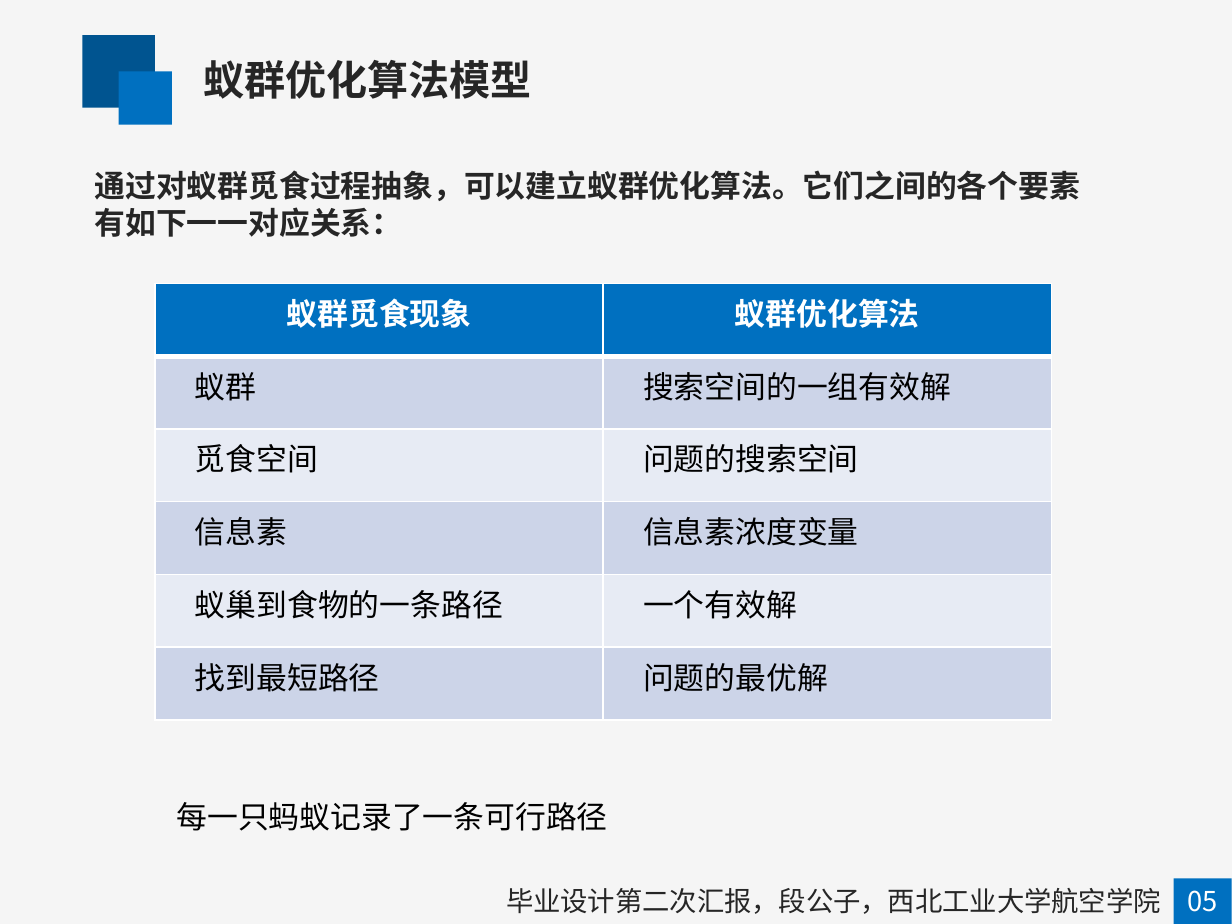
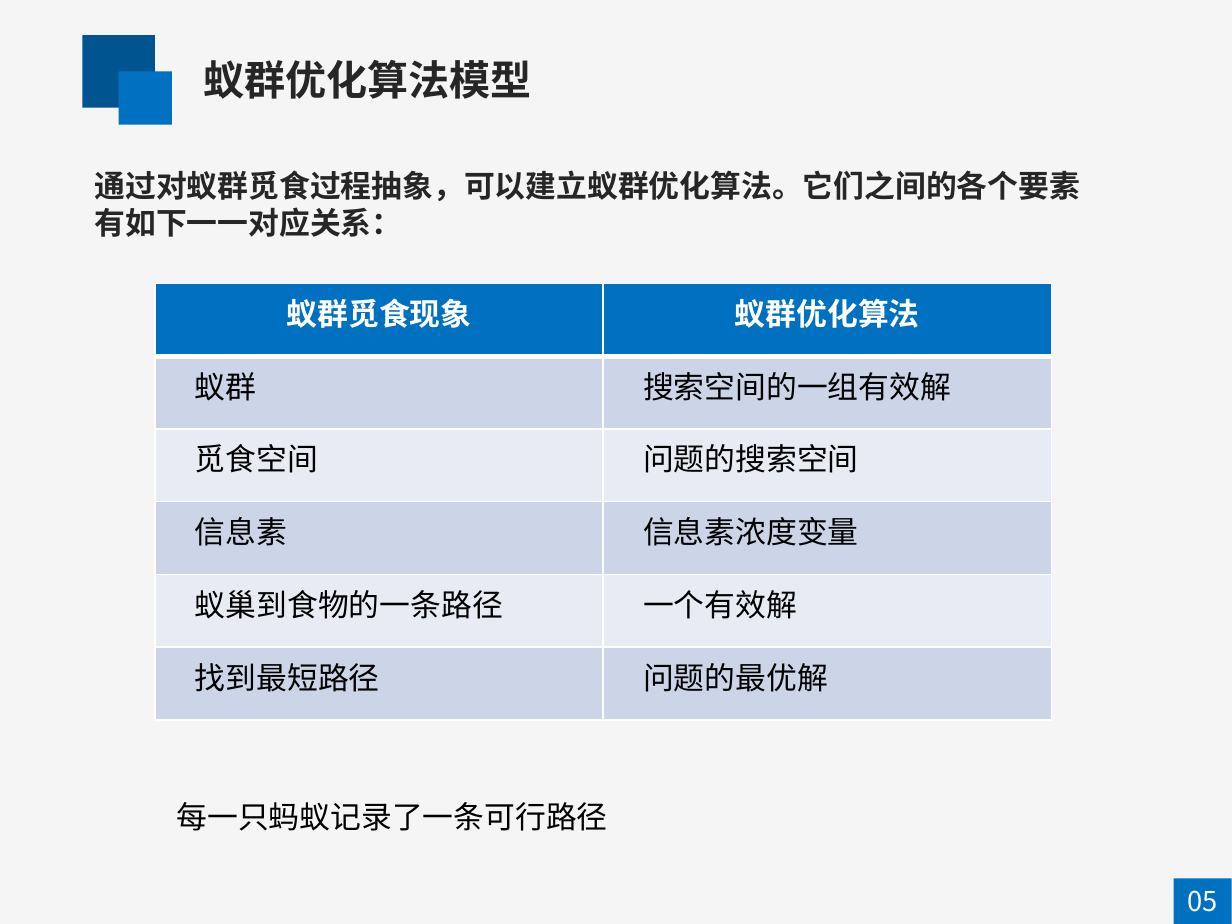
Before and after one commit to mapengfei-nwpu/ant, a slide deck: slide 7 of 蚁群优化算法.pptx. Drawn at 1232x924 pixels with LibreOffice and Linux fonts; fonts in the diff are those of the drawing. Boxes give left, top, right and bottom in pixels: in the first picture for what was removed or moved away, otherwise in the second. Text is boxed around its words. In the diff, an @@ line names an element or a change of style, - is before the commit and + after.

```diff
--- a/蚁群优化算法.pptx
+++ b/蚁群优化算法.pptx
@@ text removed at (x1=506, y1=888, x2=1161, y2=914) @@
-毕业设计第二次汇报，段公子，西北工业大学航空学院
```
Also in this commit, not shown: 3 other slides changed, 5 slides added.
